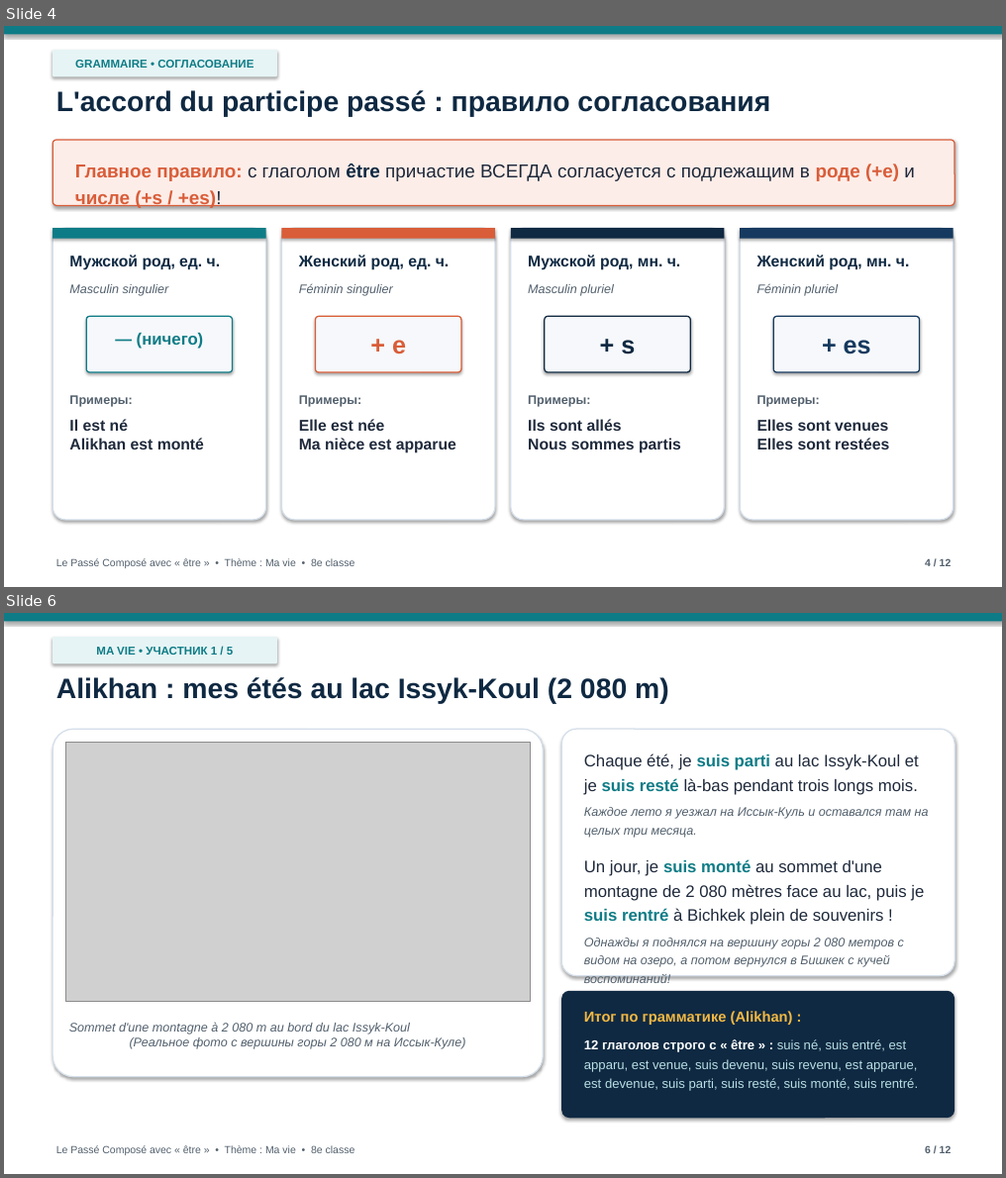
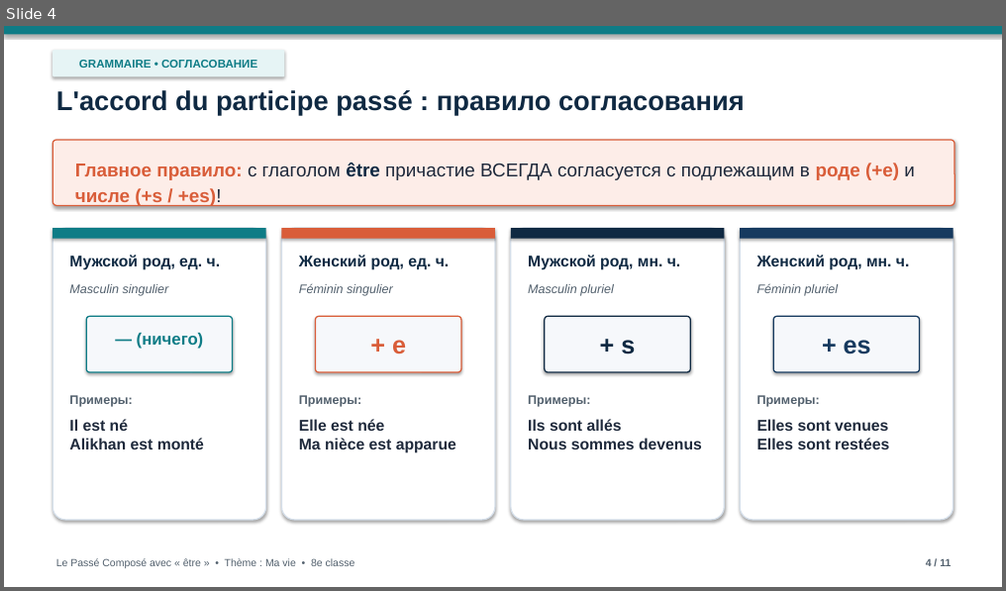
Before and after one commit to graz1p777dev/ma-vie-presentation, a slide deck: Ma_vie_Passe_Compose.pptx. Shown one above the other, each under a label of ours: slides 4 and 6 before the commit, slide 4 after it; the slides between them are not shown. The pictures are 1006x1178 and 1006x591 pixels, drawn with LibreOffice and Linux fonts; fonts in the diff are those of the drawing; grey boxes stand for pictures; background and template pictures are left out. Boxes give left, top, right and bottom in pixels: in the first picture for what was removed or moved away, otherwise in the second. Text is boxed around its words. In the diff, an @@ line names an element or a change of style, - is before the commit and + after.

Commit message:
Include all facts on Alikhan's slide (doctor/programmer/niece/Issyk-Kul) and unify all 5 member slides

```diff
--- a/Ma_vie_Passe_Compose.pptx
+++ b/Ma_vie_Passe_Compose.pptx
@@ slide 6 removed at box(4, 613, 1002, 1174), background picture (left out) @@
@@ rectangle removed at box(4, 613, 1002, 621) @@
@@ rounded rectangle removed at box(53, 637, 277, 663) @@
-MA VIE • УЧАСТНИК 1 / 5
@@ text removed at box(56, 677, 669, 704) @@
-Alikhan : mes étés au lac Issyk-Koul (2 080 m)
@@ rounded rectangle removed at box(53, 729, 543, 1077) @@
@@ rounded rectangle removed at box(561, 729, 954, 976) @@
@@ picture removed at box(65, 742, 531, 1001) @@
@@ text removed at box(584, 754, 929, 967) @@
-Chaque été, je suis parti au lac Issyk-Koul et je suis resté là-bas pendant trois longs mois.
-Каждое лето я уезжал на Иссык-Куль и оставался там на целых три месяца.
-Un jour, je suis monté au sommet d'une montagne de 2 080 mètres face au lac, puis je suis rentré à Bichkek plein de souvenirs !
-Однажды я поднялся на вершину горы 2 080 метров с видом на озеро, а потом вернулся в Бишкек с кучей воспоминаний!
@@ rounded rectangle removed at box(561, 991, 954, 1118) @@
@@ text removed at box(69, 1023, 466, 1050) @@
-Sommet d'une montagne à 2 080 m au bord du lac Issyk-Koul
-(Реальное фото с вершины горы 2 080 м на Иссык-Куле)
@@ text removed at box(584, 1011, 918, 1091) @@
-Итог по грамматике (Alikhan) :
-12 глаголов строго с « être » : suis né, suis entré, est apparu, est venue, suis devenu, suis revenu, est apparue, est devenue, suis parti, suis resté, suis monté, suis rentré.
@@ text removed at box(56, 1146, 355, 1156) @@
-Le Passé Composé avec « être » • Thème : Ma vie • 8e classe
@@ text removed at box(925, 1146, 951, 1154) @@
-6 / 12
@@ slide 4 changed as well @@
@@ rounded rectangle "GRAMMAIRE • СОГЛАСОВАНИЕ": place and size @@
-rounded rectangle "GRAMMAIRE • СОГЛАСОВАНИЕ" at box(53, 50, 277, 76)
+rounded rectangle "GRAMMAIRE • СОГЛАСОВАНИЕ" at box(53, 50, 285, 76)
@@ text "L'accord du participe passé : ..." at box(56, 90, 745, 115): size 27 to 26 pt @@
@@ text "Главное правило: с глаголом être ..." at box(75, 163, 915, 207): line spacing 1.22 to 1.18 @@
@@ text at box(528, 419, 702, 450): text changed @@
-Ils sont allés
-Nous sommes partis
+Ils sont allés
+Nous sommes devenus
@@ text at box(926, 560, 950, 567): text changed @@
-4 / 12
+4 / 11
```
Also in this commit, not shown: 10 other slides changed, 2 other files.
